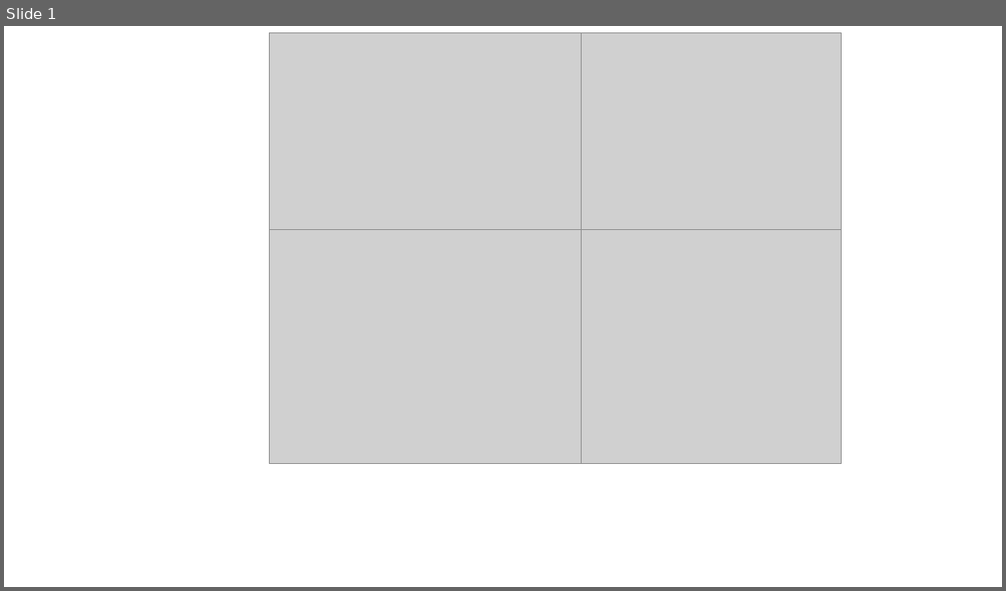
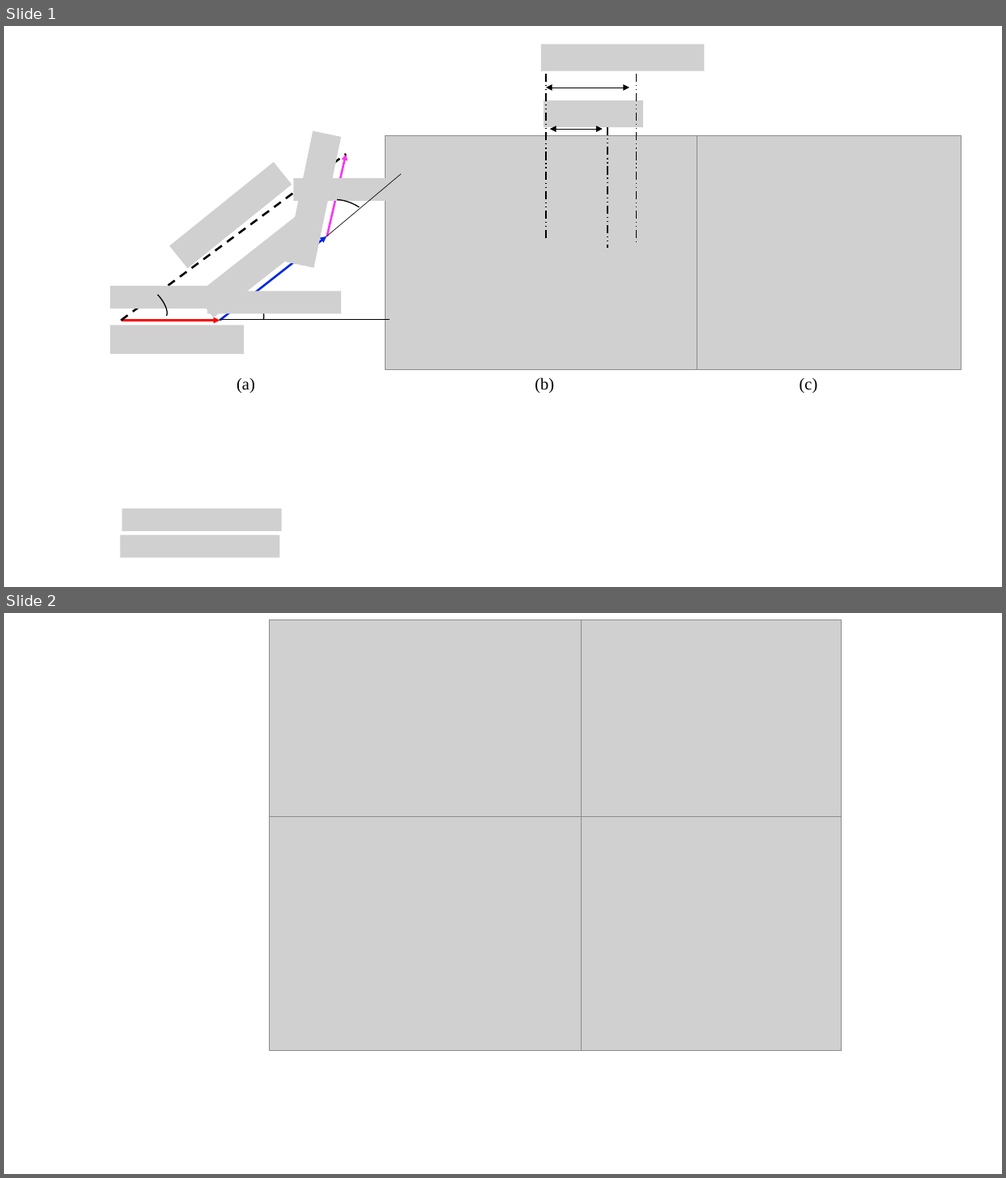
Before and after one commit to EnesAyaz/WPTMotor, a slide deck: Synhronous motor/Matlab/Time_Domain_Carrier_phase_shift/CPS.pptx. Shown one above the other, each under a label of ours: slide 1 before the commit, slides 1 and 2 after it. The pictures are 1006x591 and 1006x1178 pixels, drawn with LibreOffice and Linux fonts; fonts in the diff are those of the drawing; grey boxes stand for pictures. Boxes give left, top, right and bottom in pixels: in the first picture for what was removed or moved away, otherwise in the second. Text is boxed around its words. In the diff, an @@ line names an element or a change of style, - is before the commit and + after.

```diff
--- a/Synhronous motor/Matlab/Time_Domain_Carrier_phase_shift/CPS.pptx
+++ b/Synhronous motor/Matlab/Time_Domain_Carrier_phase_shift/CPS.pptx
@@ slide 1 added at bbox=[4, 26, 1002, 587], background #FFFFFF @@
@@ picture added at bbox=[541, 44, 704, 71] @@
@@ line added from (546, 73) to (546, 238), #000000 1 pt dashed @@
@@ line added from (637, 73) to (637, 243), #000000 1 pt dashed @@
@@ double arrow added from (546, 88) to (629, 88), #000000 0.5 pt @@
@@ picture added at bbox=[543, 101, 643, 128] @@
@@ picture added at bbox=[286, 130, 342, 268] @@
@@ picture added at bbox=[385, 136, 697, 369] @@
@@ double arrow added from (550, 130) to (603, 130), #000000 0.5 pt @@
@@ line added from (607, 127) to (607, 248), #000000 1 pt dashed @@
@@ picture added at bbox=[650, 136, 961, 369] @@
@@ group added at bbox=[121, 154, 346, 320]: 3 arrows, 1 line @@
@@ picture added at bbox=[169, 162, 292, 269] @@
@@ picture added at bbox=[294, 178, 428, 200] @@
@@ arc (boxed as its full ellipse) added at bbox=[323, 194, 372, 231], outline #000000 1 pt @@
@@ line added from (326, 237) to (401, 174), #000000 0.5 pt @@
@@ picture added at bbox=[196, 212, 319, 318] @@
@@ picture added at bbox=[110, 286, 245, 308] @@
@@ arc (boxed as its full ellipse) added at bbox=[128, 279, 172, 325], outline #000000 1 pt @@
@@ picture added at bbox=[207, 291, 342, 314] @@
@@ arc (boxed as its full ellipse) added at bbox=[224, 282, 270, 328], outline #000000 1 pt @@
@@ picture added at bbox=[110, 326, 245, 355] @@
@@ line added from (219, 319) to (390, 319), #000000 0.5 pt @@
@@ text added at bbox=[236, 378, 255, 393], 16 pt, text #000000 @@
+(a)
@@ text added at bbox=[535, 378, 554, 393], 16 pt, text #000000 @@
+(b)
@@ text added at bbox=[799, 378, 818, 393], 16 pt, text #000000 @@
+(c)
@@ picture added at bbox=[122, 509, 282, 531] @@
@@ picture added at bbox=[120, 535, 279, 557] @@
@@ what was slide 1 is now slide 2 @@
```
Also in this commit, not shown: 9 other files.
